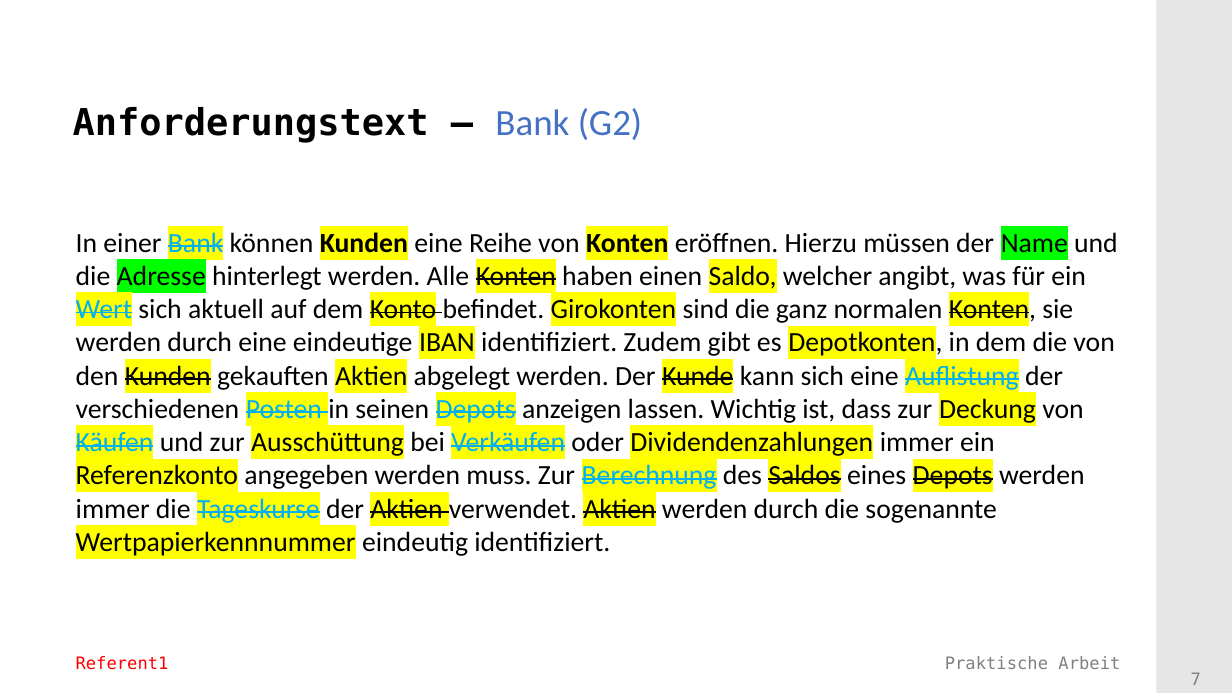
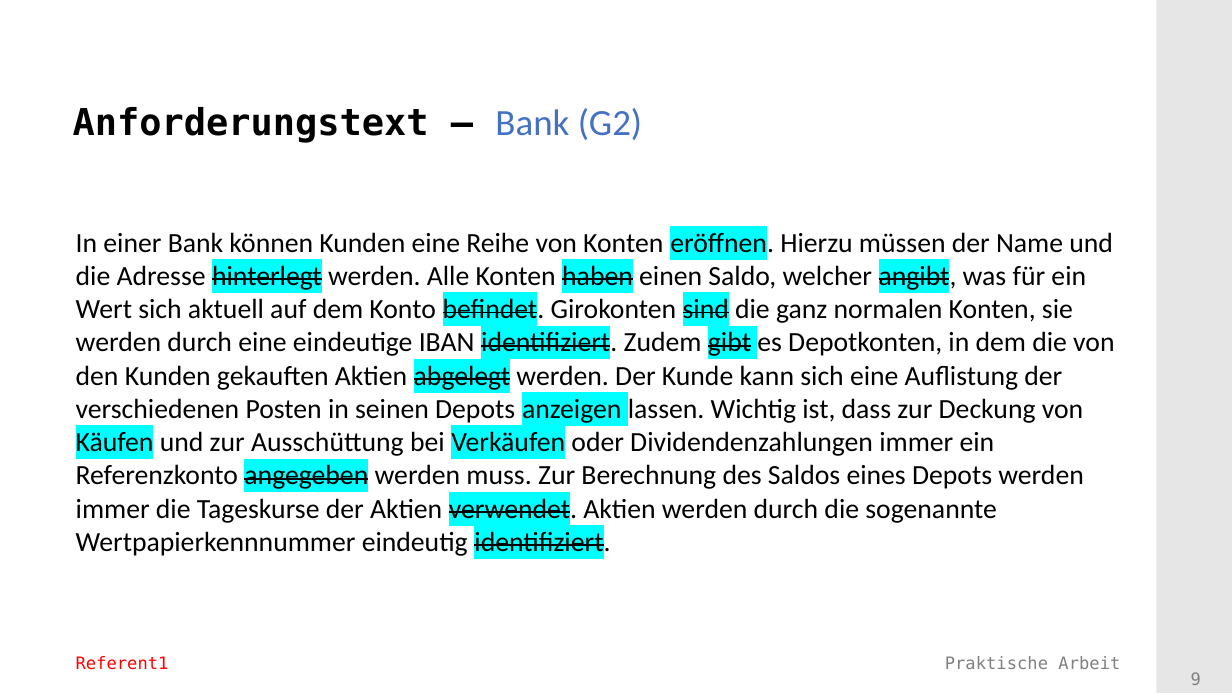
Before and after one commit to Mufasaxi/SimpleBank, a slide deck: slide 9 of Vorlage_Praesentation_2022_Subgroup_2_4_OOA.pptx (slide 7 before the commit). Drawn at 1232x693 pixels with LibreOffice and Linux fonts; fonts in the diff are those of the drawing; background and template pictures are left out. Boxes give left, top, right and bottom in pixels: in the first picture for what was removed or moved away, otherwise in the second. Text is boxed around its words. In the diff, an @@ line names an element or a change of style, - is before the commit and + after.

```diff
--- a/Vorlage_Praesentation_2022_Subgroup_2_4_OOA.pptx
+++ b/Vorlage_Praesentation_2022_Subgroup_2_4_OOA.pptx
@@ text "In einer Bank können Kunden ..." at (76, 229, 1114, 558): text colour #00B0F0 to #000000 in "Bank Wert Auflistung Posten Depots Käufen Verkäufen ..."; highlight #FFFF00 to none in "Bank Kunden Konten Konten Saldo, Wert Konto ..."; highlight none to #00FFFF in "eröffnen. hinterlegt haben angibt, befindet. sind identifizi ..."; highlight #00FF00 to none in "Name Adresse"; highlight #FFFF00 to #00FFFF in "Käufen Verkäufen"; bold off in "Kunden Konten"; strikethrough off in "Bank Konten Wert Konto Konten, Kunden Kunde ..."; strikethrough on in "hinterlegt haben angibt, befindet. sind identifiziert. gibt ..." @@
@@ page number at (1191, 672, 1201, 685): text changed @@
-7
+9
```
Also in this commit, not shown: 1 other slide changed, 1 slide added.
